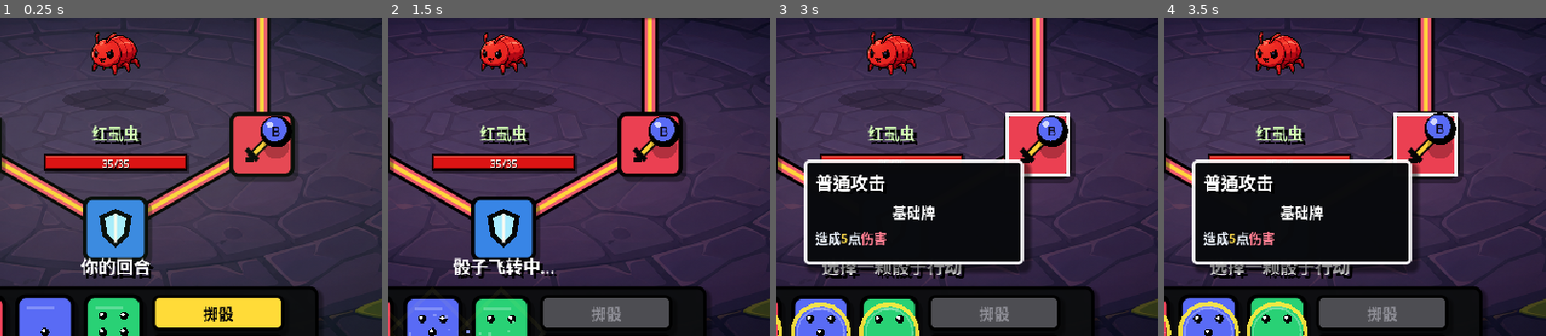
Above: before the commit, frames 1-4 (left to right).
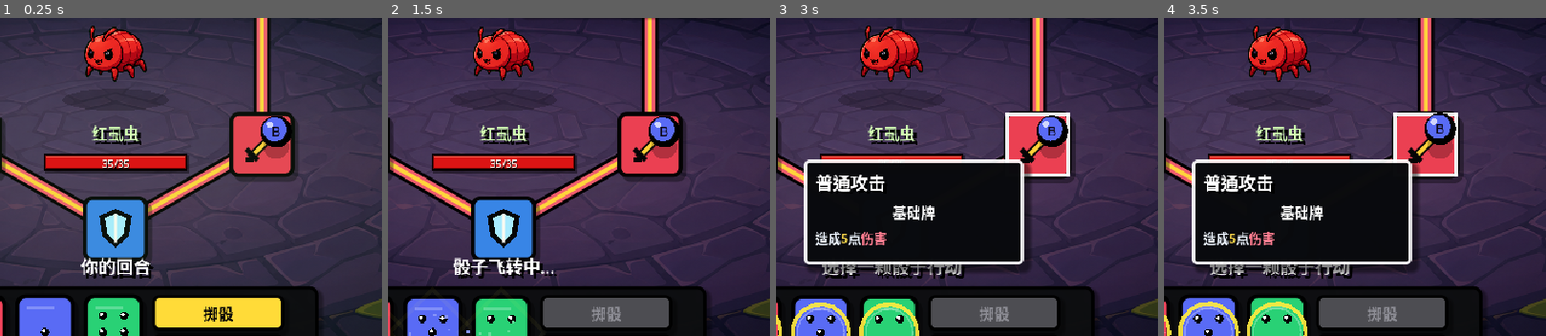
Above: after the commit, the same moments.

Repository: bloodboy326/monopolyrogue
Game: Godot game, scene res://scenes/Main.tscn
Two runs of this game, one before a commit and one after it. Both use one fixed random seed, a clock stepped at 60 frames per second and the inputs below.
Inputs (mouse positions are % of the whole screen's width and height, from its top left):
- Up to frame 1 (0.25 s): no input
- Up to frame 2 (1.5 s): click "掷骰" at 0.5 s; move the mouse to (50, 20) at 1.27 s; click (50, 20) at 1.42 s
- Up to frame 3 (3 s): move the mouse to (69, 33) at 2.02 s; click (69, 33) at 2.17 s; move the mouse to (69, 60) at 2.77 s; click (69, 60) at 2.92 s
- Up to frame 4 (3.5 s): no input
The pictures show only the part of the screen within x 35-85%, y 40-90%; the shares and areas given below are measured in that part.

The runs differ from the first frame. In frame 1, 1.5% of the frame differs, in the area x 22-39%, y 2-21%; in frame 2, 1.4%; in frame 3, 1.5%; in frame 4, 1.5%.

Commit message:
Resize select monsters and fix slime cutout

Diff:
--- a/scripts/components/SlimeBossView.gd
+++ b/scripts/components/SlimeBossView.gd
@@ -9,6 +9,10 @@
 const HIT = Color(0.80, 0.92, 0.34, 1.0)
 const DEAD = Color(0.34, 0.38, 0.36, 1.0)
 const WHITE = Color(0.96, 0.98, 0.90, 1.0)
+const SPRITE_DRAW_SCALE = {
+	"louse": 1.28,
+	"slime": 1.18
+}
 
 var state := "normal"
 var art_key := "slime"
@@ -191,7 +195,7 @@
 	if tex_size.x <= 0.0 or tex_size.y <= 0.0:
 		return
 	var scale_factor = min(size.x / tex_size.x, size.y / tex_size.y)
-	var draw_size = tex_size * scale_factor
+	var draw_size = tex_size * scale_factor * float(SPRITE_DRAW_SCALE.get(art_key, 1.0))
 	if _sprite_state_key() == "idle":
 		var breath = 1.0 + sin(wobble * 2.4) * 0.035
 		draw_size *= breath
Binary file changed: assets/generated/enemies/slime_boss_attack.png
Binary file changed: assets/generated/enemies/slime_boss_death.png
Binary file changed: assets/generated/enemies/slime_boss_hit.png
Binary file changed: assets/generated/enemies/slime_boss_idle.png
